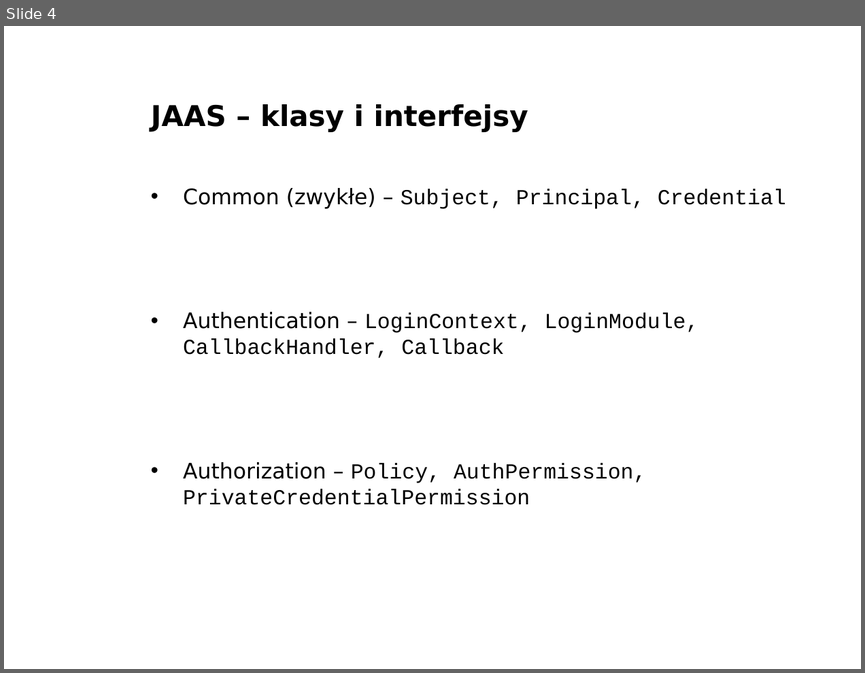
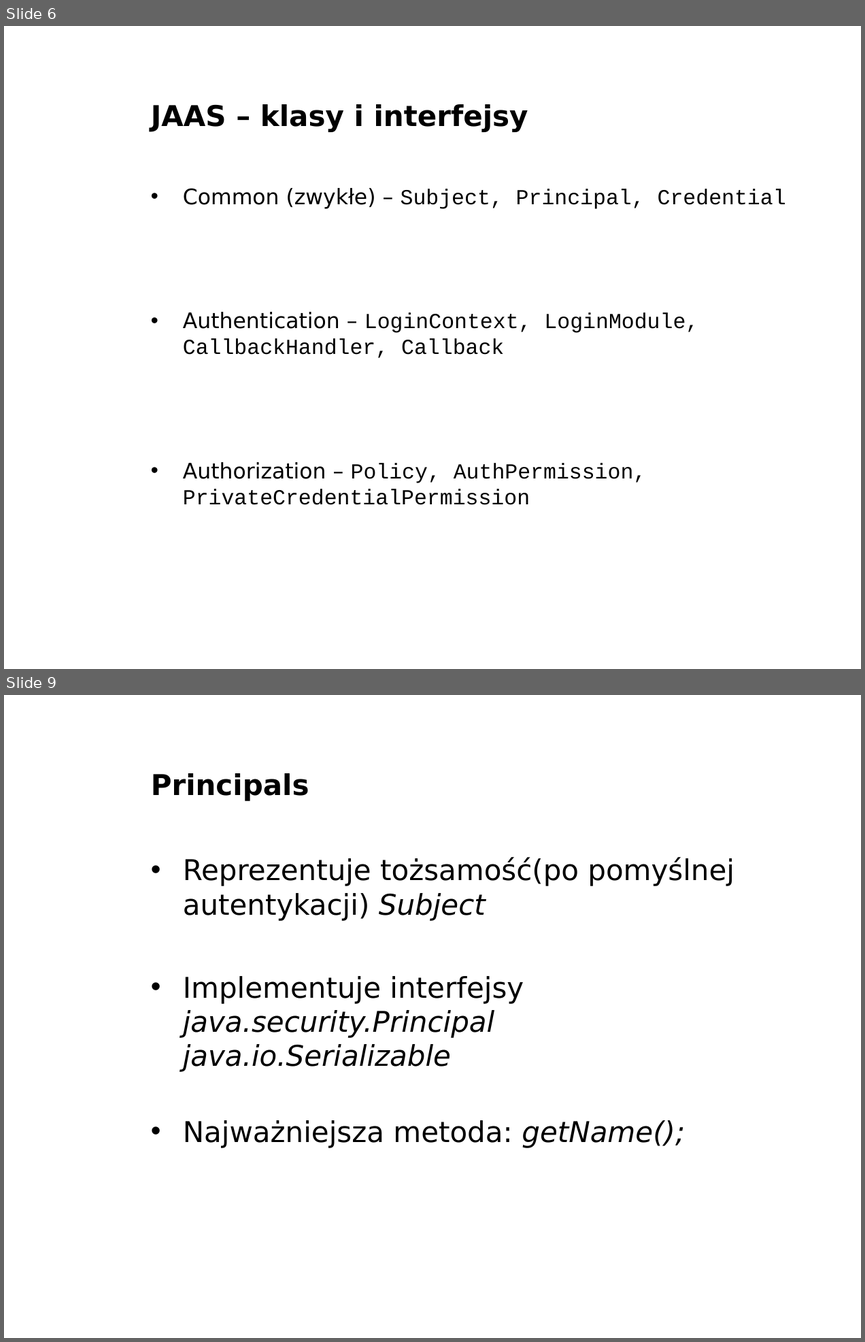
Before and after one commit to Sharku94/ZTI_JAAS, a slide deck: prezentacja/JAAS.ppt. Shown one above the other, each under a label of ours: slide 4 before the commit, slides 6 and 9 after it; the slides between them are not shown. The pictures are 865x673 and 865x1342 pixels, drawn with LibreOffice and Linux fonts; fonts in the diff are those of the drawing; background and template pictures are left out. Boxes give left, top, right and bottom in pixels: in the first picture for what was removed or moved away, otherwise in the second. Text is boxed around its words. In the diff, an @@ line names an element or a change of style, - is before the commit and + after.

```diff
--- a/prezentacja/JAAS.ppt
+++ b/prezentacja/JAAS.ppt
@@ slide 9 added at bbox=[4, 695, 861, 1338], background picture (left out) @@
@@ title added at bbox=[151, 773, 309, 801], 24 pt, text #000000, bold @@
+Principals
@@ text added at bbox=[183, 857, 734, 1148], 24 pt, text #000000 @@
+• Reprezentuje tożsamość(po pomyślnej autentykacji) Subject
+• Implementuje interfejsy java.security.Principal
+  java.io.Serializable
+• Najważniejsza metoda: getName();
@@ what was slide 4 is now slide 6 @@
```
Also in this commit, not shown: 3 other slides changed, 15 other slides added, 1 slide removed.
